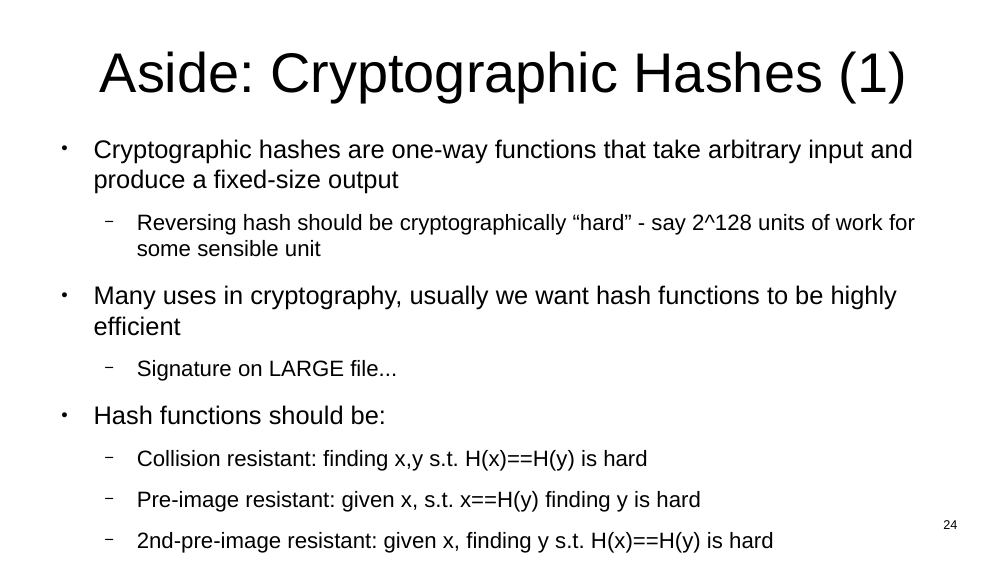
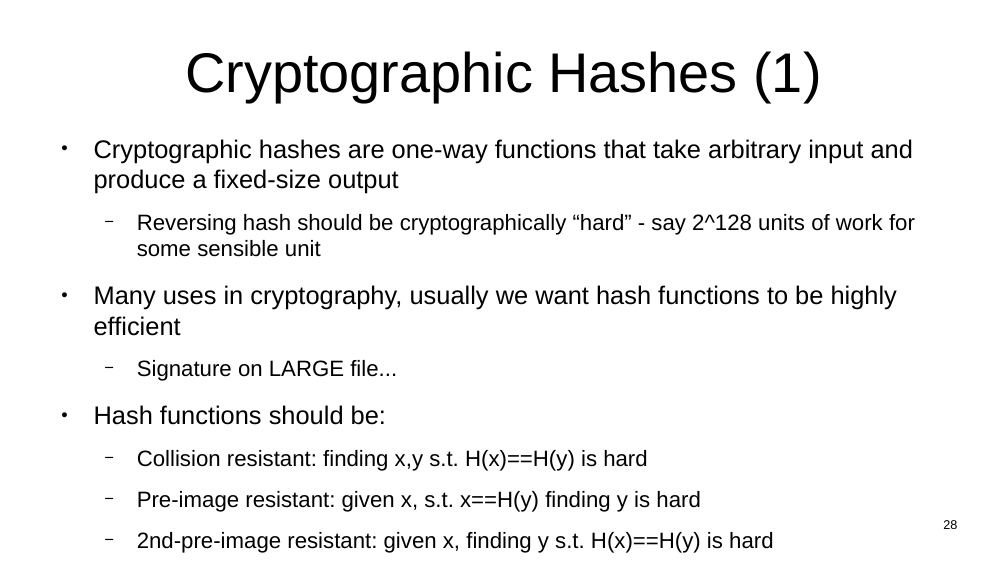
Before and after one commit to sftcd/witidtm, a slide deck: slide 28 of lectures/400-passwords.odp (slide 24 before the commit). Drawn at 1008x567 pixels with LibreOffice and Linux fonts; fonts in the diff are those of the drawing. Boxes give left, top, right and bottom in pixels: in the first picture for what was removed or moved away, otherwise in the second. Text is boxed around its words. In the diff, an @@ line names an element or a change of style, - is before the commit and + after.

```diff
--- a/lectures/400-passwords.odp
+++ b/lectures/400-passwords.odp
@@ title at [185,51,821,102]: text changed @@
-Aside: Cryptographic Hashes (1)
+Cryptographic Hashes (1)
@@ page number at [943,520,957,529]: text changed @@
-24
+28
```
Also in this commit, not shown: 7 other slides changed, 4 slides added, 2 slides removed, 1 other file.
